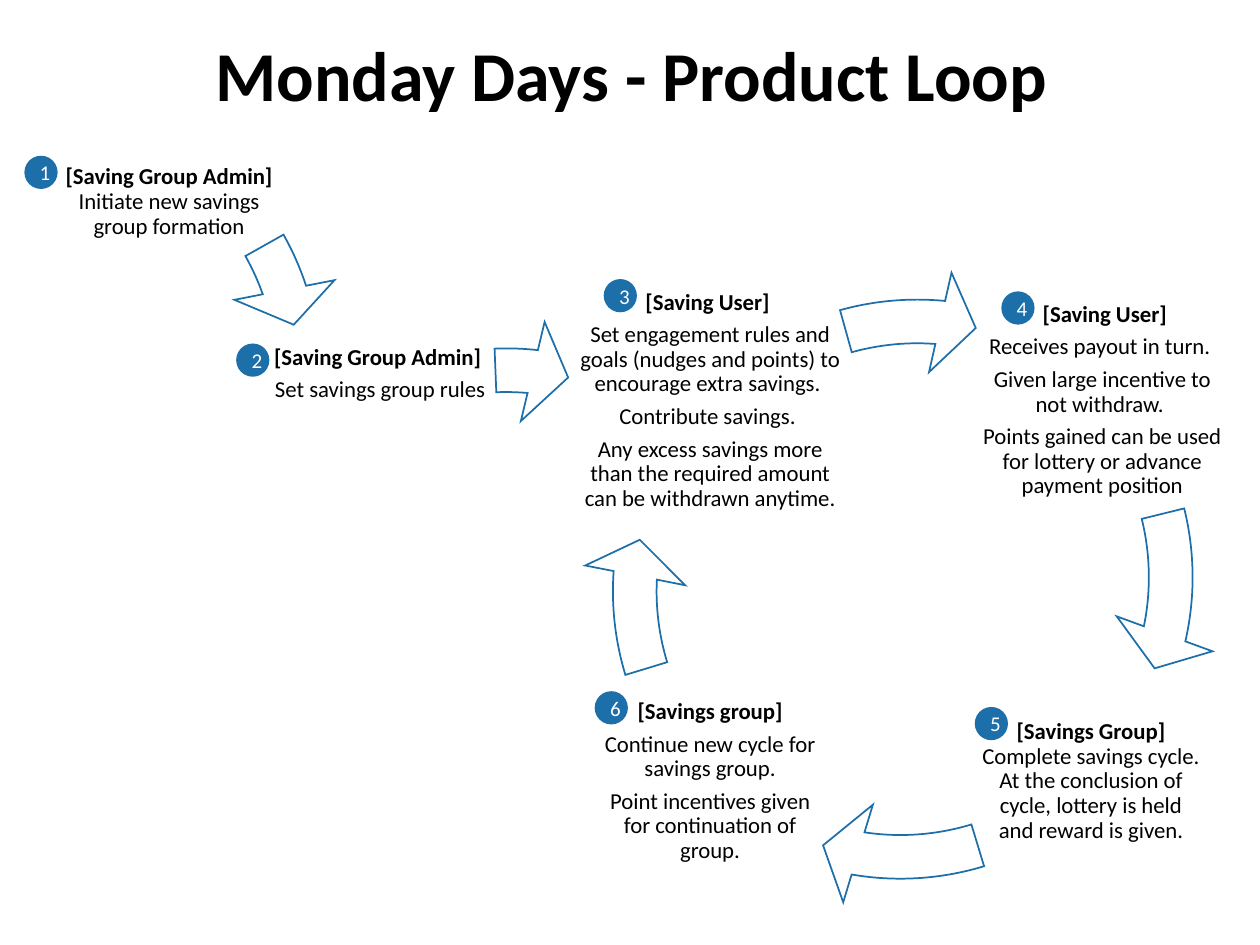
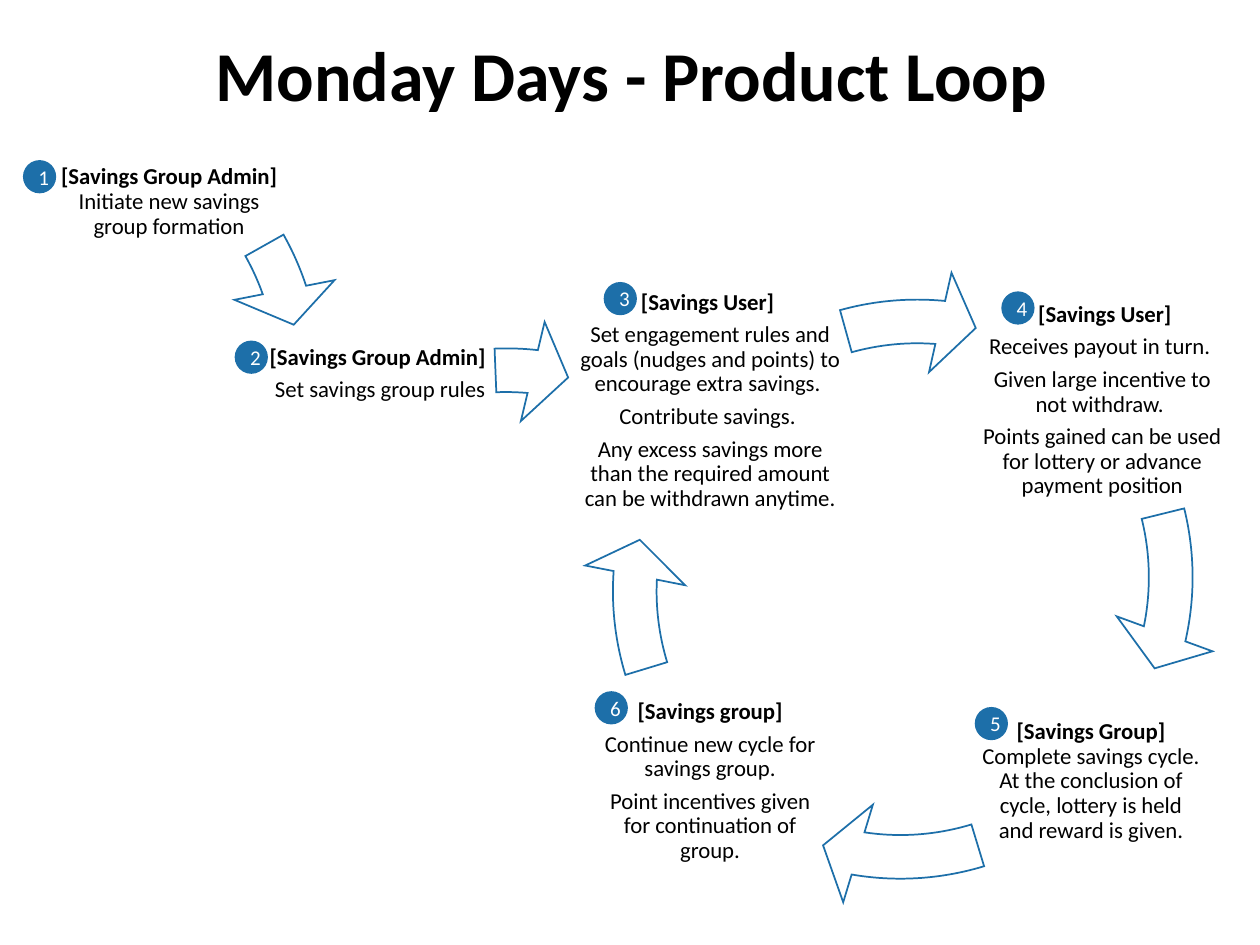
Before and after one commit to Cash-Economy/BMGF, a slide deck: slide 1 of sprint2workbook/Product Loop 2016-10-20.pptx. Drawn at 1260x945 pixels with LibreOffice and Linux fonts; fonts in the diff are those of the drawing. Boxes give left, top, right and bottom in pixels: in the first picture for what was removed or moved away, otherwise in the second. Text is boxed around its words. In the diff, an @@ line names an element or a change of style, - is before the commit and + after.

```diff
--- a/sprint2workbook/Product Loop 2016-10-20.pptx
+++ b/sprint2workbook/Product Loop 2016-10-20.pptx
@@ ellipse "1": place and size @@
-ellipse "1" at box(25, 156, 57, 188)
+ellipse "1" at box(24, 161, 55, 193)
@@ text at box(61, 167, 277, 238): text changed @@
-[Saving Group Admin] Initiate new savings group formation
+[Savings Group Admin] Initiate new savings group formation
@@ text in free at box(641, 293, 774, 314): text changed @@
-[Saving User]
+[Savings User]
@@ text in free at box(1038, 305, 1172, 326): text changed @@
-[Saving User]
+[Savings User]
@@ text at box(270, 348, 486, 369): text changed @@
-[Saving Group Admin]
+[Savings Group Admin]
```
